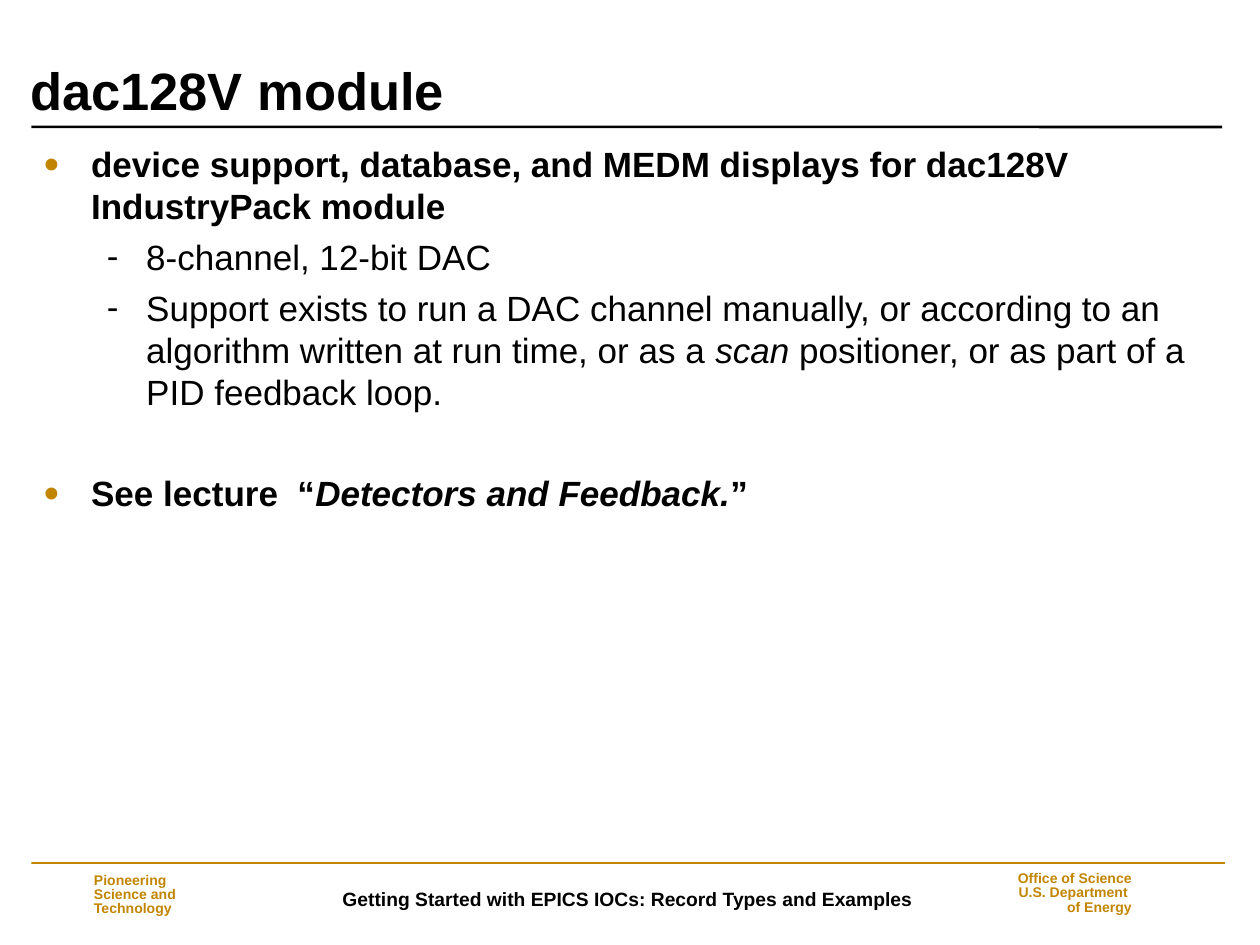
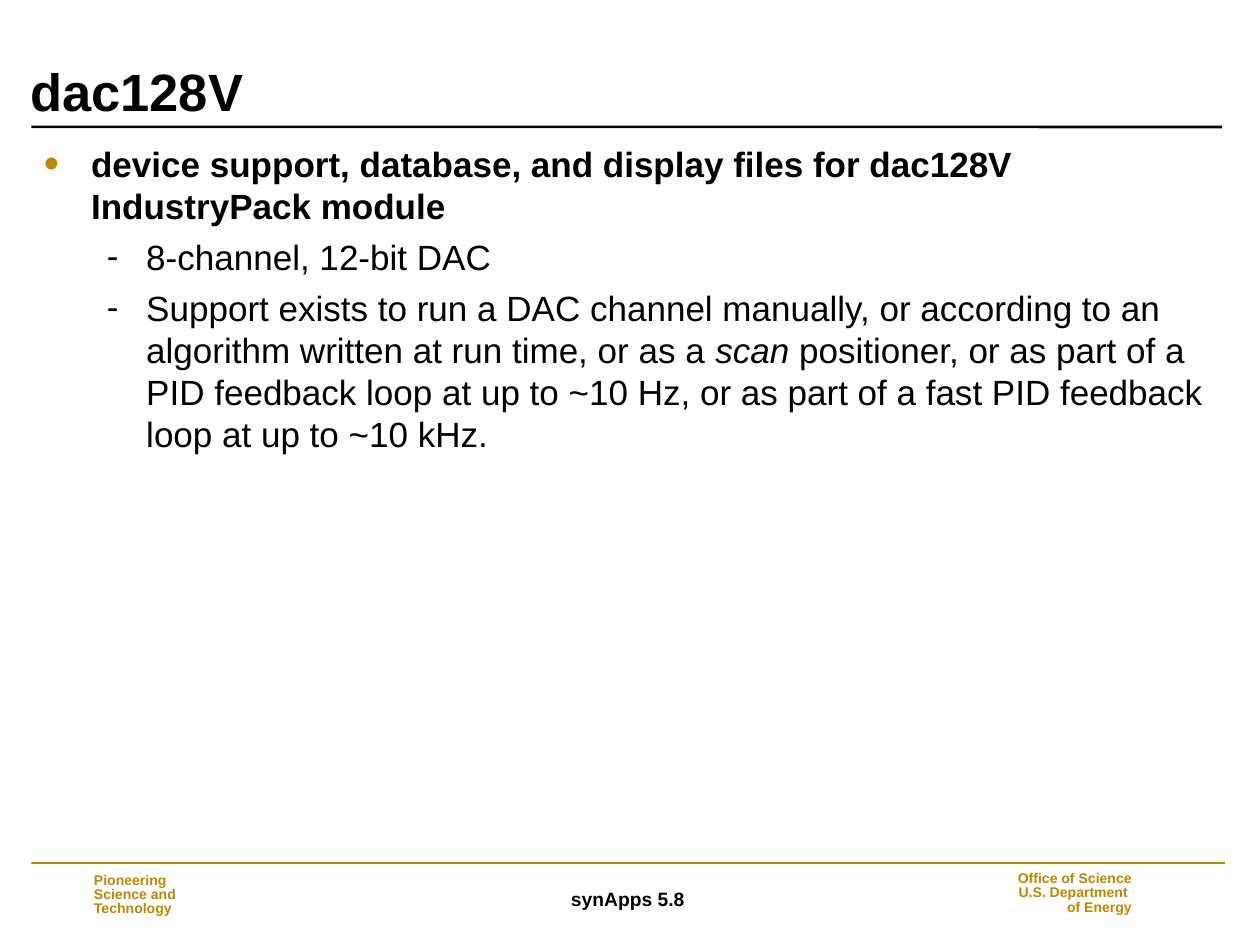
Before and after one commit to EPICS-synApps/support, a slide deck: slide 16 of documentation/IntroToSynApps.ppt (slide 14 before the commit). Drawn at 1260x945 pixels with LibreOffice and Linux fonts; fonts in the diff are those of the drawing; background and template pictures are left out. Boxes give left, top, right and bottom in pixels: in the first picture for what was removed or moved away, otherwise in the second. Text is boxed around its words. In the diff, an @@ line names an element or a change of style, - is before the commit and + after.

Commit message:
synApps_5_8

```diff
--- a/documentation/IntroToSynApps.ppt
+++ b/documentation/IntroToSynApps.ppt
@@ title at (x1=30, y1=73, x2=243, y2=112): text changed @@
-dac128V module
+dac128V
@@ text at (x1=91, y1=151, x2=1011, y2=226): text changed @@
-• device support, database, and MEDM displays for dac128V IndustryPack module
+• device support, database, and display files for dac128V IndustryPack module
@@ text at (x1=146, y1=295, x2=1202, y2=454): text changed @@
-  – Support exists to run a DAC channel manually, or according to an algorithm written at run time, or as a scan positioner, or as part of a PID feedback loop.
-• See lecture “Detectors and Feedback.”
+  – Support exists to run a DAC channel manually, or according to an algorithm written at run time, or as a scan positioner, or as part of a PID feedback loop at up to ~10 Hz, or as part of a fast PID feedback loop at up to ~10 kHz.
@@ text at (x1=571, y1=892, x2=685, y2=910): text changed @@
-Getting Started with EPICS IOCs: Record Types and Examples
+synApps 5.8
```
Also in this commit, not shown: 36 other slides changed, 13 slides added, 4 slides removed.
